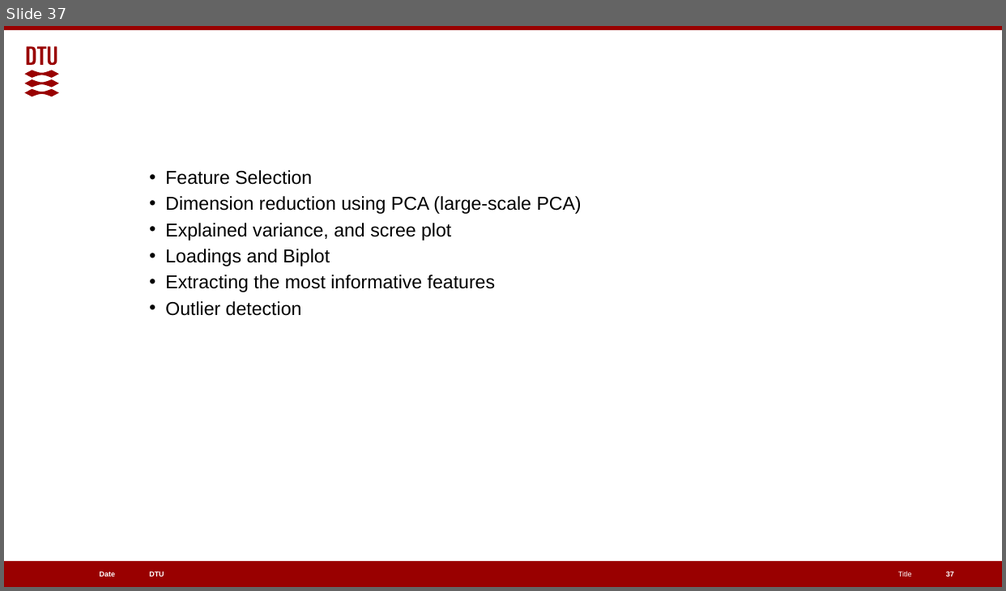
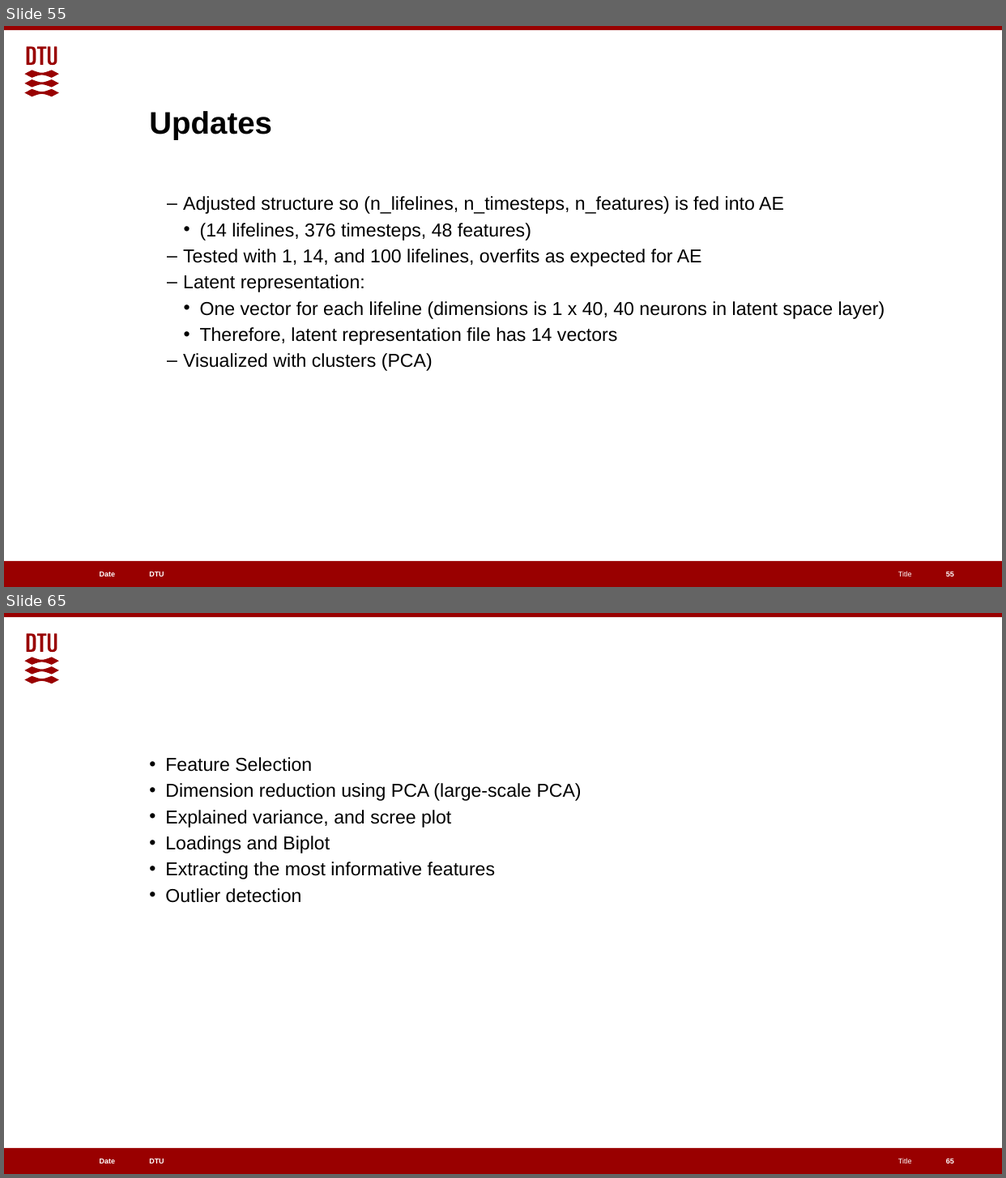
Before and after one commit to EGpineapples/Cell-Lifelines-Autoencoder, a slide deck: Classifying Metabolic Fluxes.pptx. Shown one above the other, each under a label of ours: slide 37 before the commit, slides 55 and 65 after it; the slides between them are not shown. The pictures are 1006x591 and 1006x1178 pixels, drawn with LibreOffice and Linux fonts; fonts in the diff are those of the drawing. Boxes give left, top, right and bottom in pixels: in the first picture for what was removed or moved away, otherwise in the second. Text is boxed around its words. In the diff, an @@ line names an element or a change of style, - is before the commit and + after.

```diff
--- a/Classifying Metabolic Fluxes.pptx
+++ b/Classifying Metabolic Fluxes.pptx
@@ slide 55 added at [4, 26, 1002, 587], background #FFFFFF; not listed: 6 template elements that a slide beside it also shows @@
@@ title added at [149, 111, 272, 140], 30 pt, text #000000, bold @@
+Updates
@@ text added at [183, 196, 885, 371], 18 pt, text #000000 @@
+  – Adjusted structure so (n_lifelines, n_timesteps, n_features) is fed into AE
+    • (14 lifelines, 376 timesteps, 48 features)
+  – Tested with 1, 14, and 100 lifelines, overfits as expected for AE
+  – Latent representation:
+    • One vector for each lifeline (dimensions is 1 x 40, 40 neurons in latent space layer)
+    • Therefore, latent representation file has 14 vectors
+  – Visualized with clusters (PCA)
@@ page number added at [946, 572, 954, 578], 7 pt, text #FFFFFF, bold @@
+55
@@ what was slide 37 is now slide 65 @@
@@ page number at [946, 1158, 954, 1165]: text changed @@
-37
+65
```
Also in this commit, not shown: 9 slides changed, 29 other slides added.
